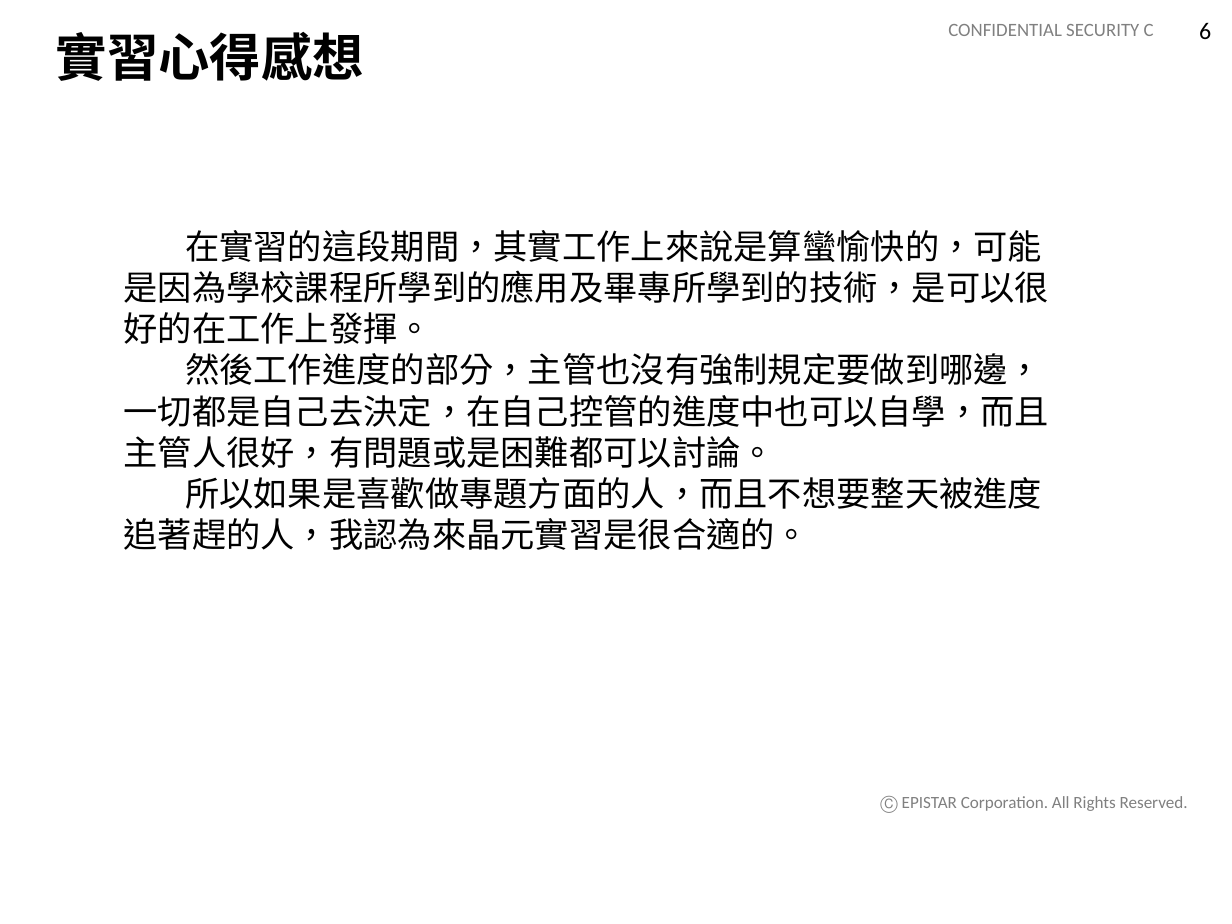
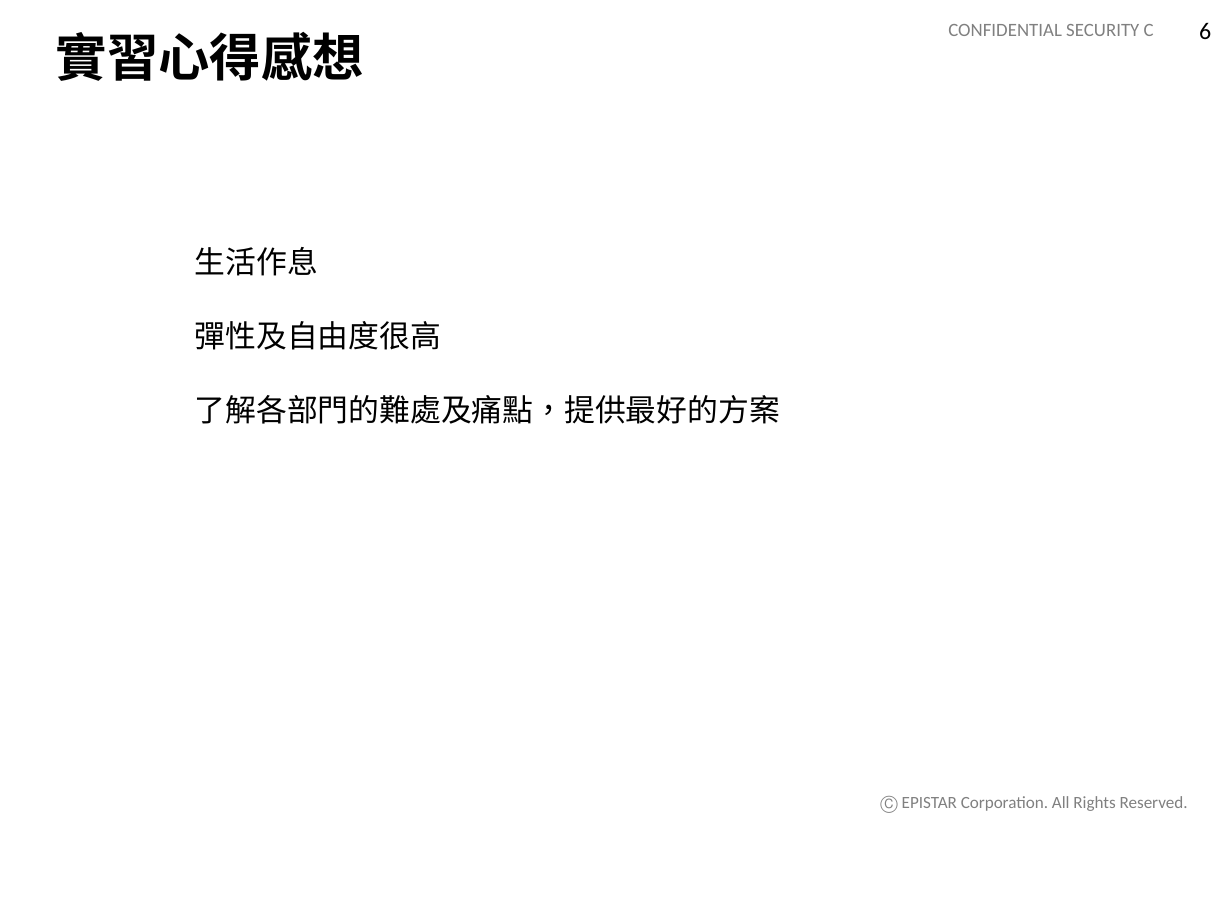
Before and after one commit to d0683201/d0683201, a slide deck: slide 6 of 實習報告.pptx. Drawn at 1232x924 pixels with LibreOffice and Linux fonts; fonts in the diff are those of the drawing; background and template pictures are left out. Boxes give left, top, right and bottom in pixels: in the first picture for what was removed or moved away, otherwise in the second. Text is boxed around its words. In the diff, an @@ line names an element or a change of style, - is before the commit and + after.

```diff
--- a/實習報告.pptx
+++ b/實習報告.pptx
@@ text removed at <box>124,230,1049,550</box> @@
-在實習的這段期間，其實工作上來說是算蠻愉快的，可能是因為學校課程所學到的應用及畢專所學到的技術，是可以很好的在工作上發揮。
-然後工作進度的部分，主管也沒有強制規定要做到哪邊，一切都是自己去決定，在自己控管的進度中也可以自學，而且主管人很好，有問題或是困難都可以討論。
-所以如果是喜歡做專題方面的人，而且不想要整天被進度追著趕的人，我認為來晶元實習是很合適的。
@@ text added at <box>195,247,780,424</box>, 18 pt, text #000000 @@
+生活作息
+彈性及自由度很高
+了解各部門的難處及痛點，提供最好的方案
```
Also in this commit, not shown: 4 other slides changed, 1 slide added, 1 slide removed.
